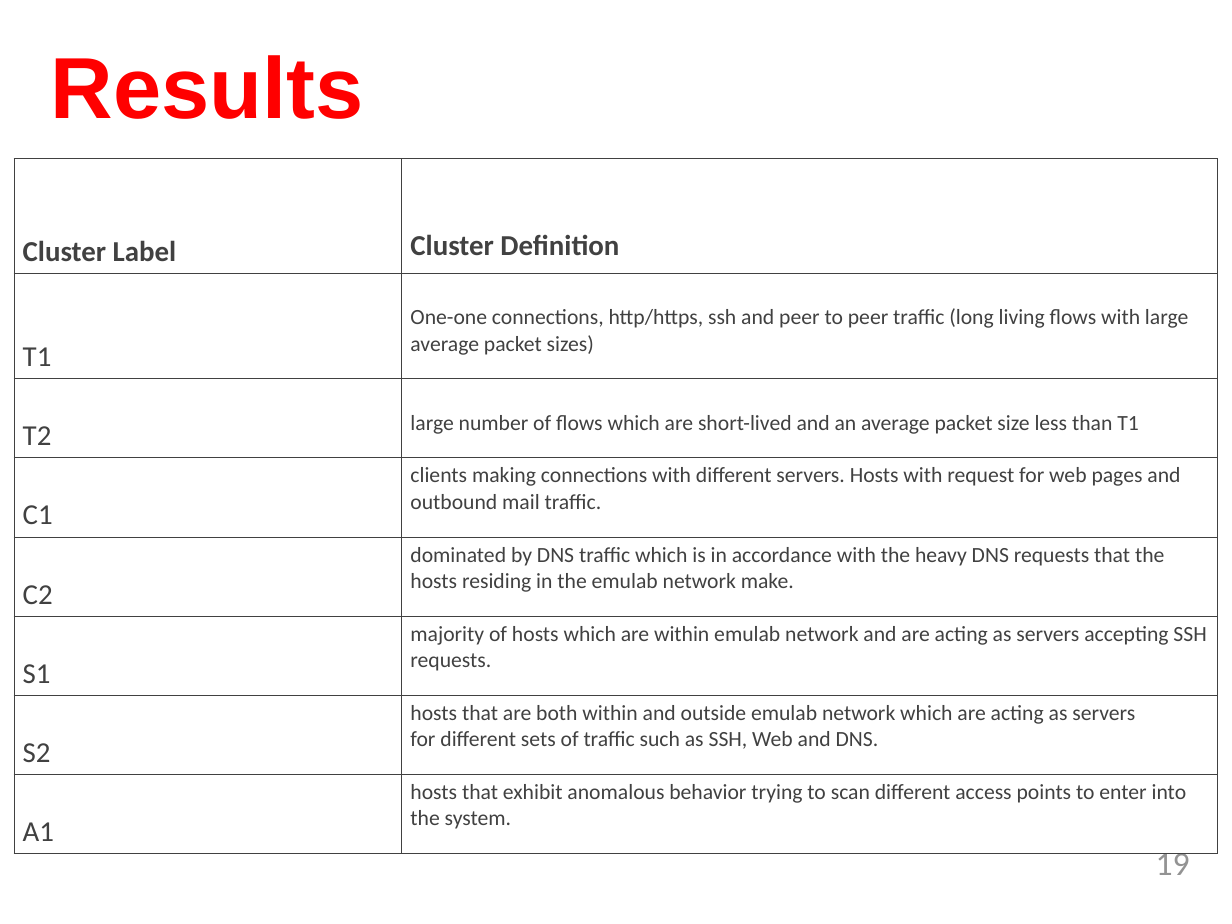
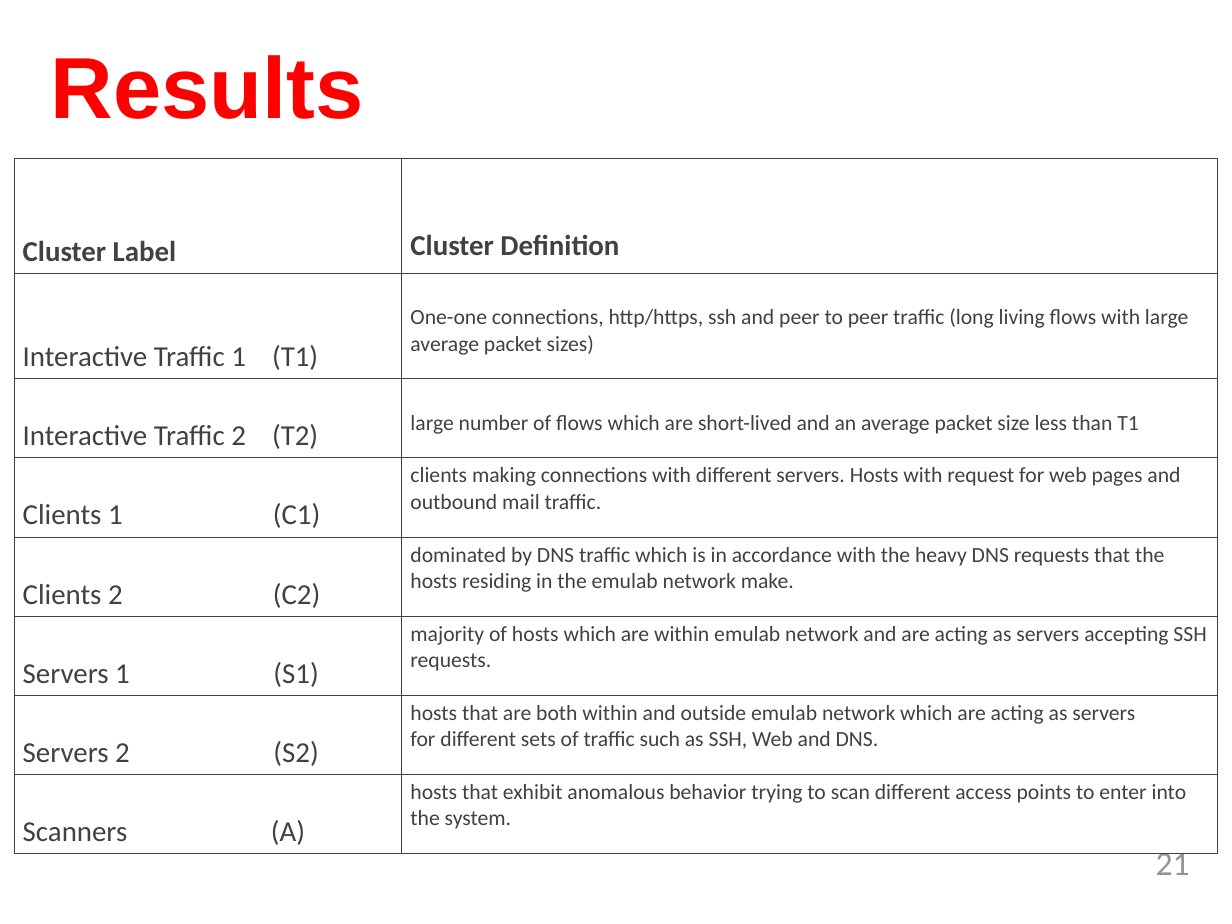
Before and after one commit to TejaKommineni/KnowNet, a slide deck: slide 21 of My Thesis/sample-thesis-0/Thesis_Defense.pptx (slide 19 before the commit). Drawn at 1232x924 pixels with LibreOffice and Linux fonts; fonts in the diff are those of the drawing; background and template pictures are left out. Boxes give left, top, right and bottom in pixels: in the first picture for what was removed or moved away, otherwise in the second. Text is boxed around its words. In the diff, an @@ line names an element or a change of style, - is before the commit and + after.

```diff
--- a/My Thesis/sample-thesis-0/Thesis_Defense.pptx
+++ b/My Thesis/sample-thesis-0/Thesis_Defense.pptx
@@ table at (x1=14, y1=159, x2=1218, y2=849) @@
-row 2, column 1: T1
+row 2, column 1: Interactive Traffic 1 (T1)
-row 3, column 1: T2
+row 3, column 1: Interactive Traffic 2 (T2)
-row 4, column 1: C1
+row 4, column 1: Clients 1 (C1)
-row 5, column 1: C2
+row 5, column 1: Clients 2 (C2)
-row 6, column 1: S1
+row 6, column 1: Servers 1 (S1)
-row 7, column 1: S2
+row 7, column 1: Servers 2 (S2)
-row 8, column 1: A1
+row 8, column 1: Scanners (A)
@@ page number at (x1=1156, y1=853, x2=1190, y2=875): text changed @@
-19
+21
```
Also in this commit, not shown: 2 other slides changed, 4 slides added, 4 slides removed.
